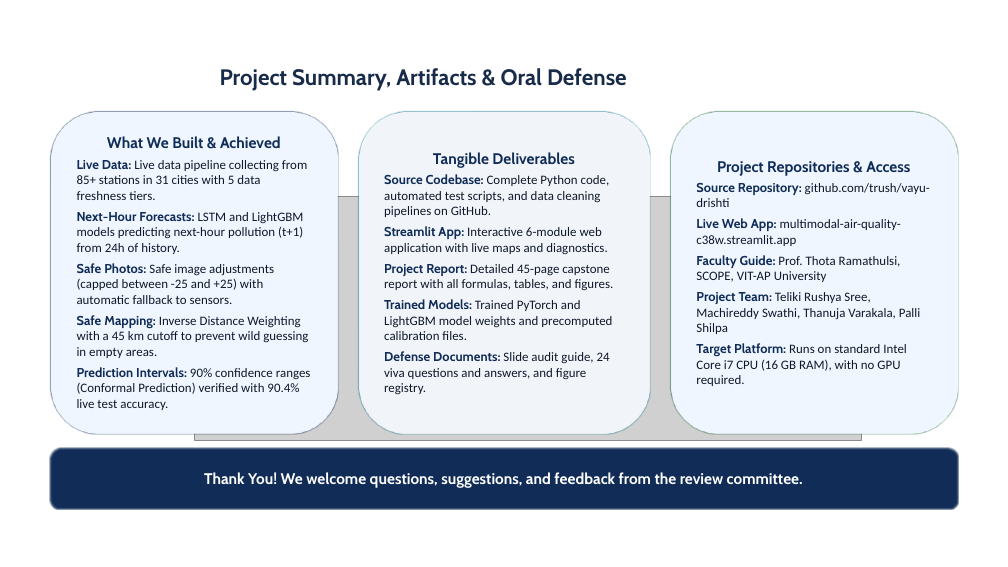
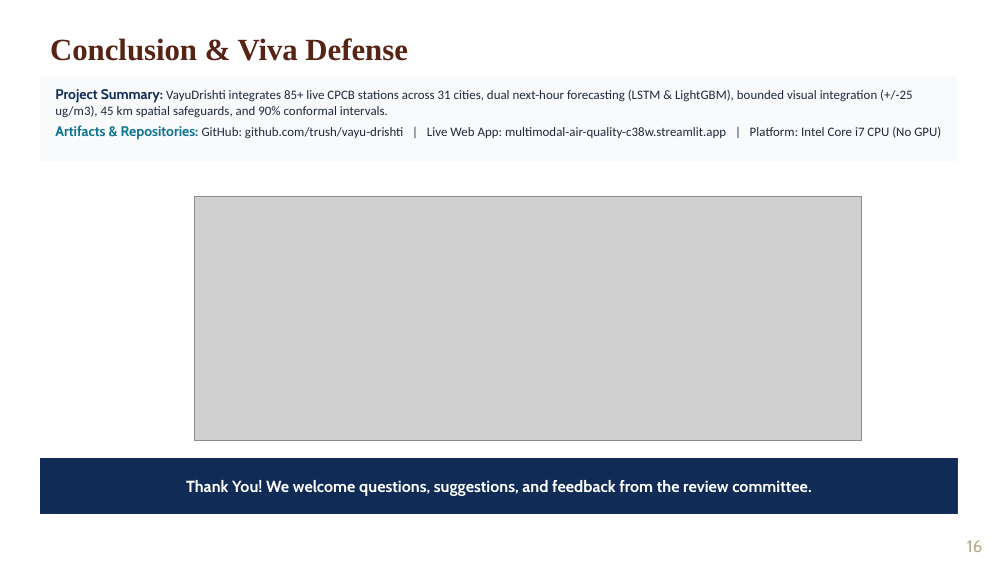
Before and after one commit to Rushyasree/Multimodal_airquality_prediction, a slide deck: slide 16 of docs/VayuDrishti_Final_Review_Simple_Language.pptx. Drawn at 1008x567 pixels with LibreOffice and Linux fonts; fonts in the diff are those of the drawing; grey boxes stand for pictures; background and template pictures are left out. Boxes give left, top, right and bottom in pixels: in the first picture for what was removed or moved away, otherwise in the second. Text is boxed around its words. In the diff, an @@ line names an element or a change of style, - is before the commit and + after.

Commit message:
Refactor presentation layout to executive university standard: eliminate amateur shapes, refine typography, align cards, and verify all 16 slides

```diff
--- a/docs/VayuDrishti_Final_Review_Simple_Language.pptx
+++ b/docs/VayuDrishti_Final_Review_Simple_Language.pptx
@@ text added at (x1=50, y1=38, x2=407, y2=61), 22 pt, text #572314, bold @@
+Conclusion & Viva Defense
@@ rectangle added at (x1=40, y1=76, x2=958, y2=161), fill #F8FAFC, outline #E2E8F0 0.5 pt, 9.2 pt, text #1E293B @@
+Project Summary: VayuDrishti integrates 85+ live CPCB stations across 31 cities, dual next-hour forecasting (LSTM & LightGBM), bounded visual integration (+/-25 ug/m3), 45 km spatial safeguards, and 90% conformal intervals.
+Artifacts & Repositories: GitHub: github.com/trush/vayu-drishti | Live Web App: multimodal-air-quality-c38w.streamlit.app | Platform: Intel Core i7 CPU (No GPU)
@@ text removed at (x1=220, y1=68, x2=627, y2=91) @@
-Project Summary, Artifacts & Oral Defense
@@ rounded rectangle removed at (x1=50, y1=111, x2=338, y2=433) @@
-What We Built & Achieved
-Live Data: Live data pipeline collecting from 85+ stations in 31 cities with 5 data freshness tiers.
-Next-Hour Forecasts: LSTM and LightGBM models predicting next-hour pollution (t+1) from 24h of history.
-Safe Photos: Safe image adjustments (capped between -25 and +25) with automatic fallback to sensors.
-Safe Mapping: Inverse Distance Weighting with a 45 km cutoff to prevent wild guessing in empty areas.
-Prediction Intervals: 90% confidence ranges (Conformal Prediction) verified with 90.4% live test accuracy.
@@ rounded rectangle removed at (x1=358, y1=111, x2=650, y2=433) @@
-Tangible Deliverables
-Source Codebase: Complete Python code, automated test scripts, and data cleaning pipelines on GitHub.
-Streamlit App: Interactive 6-module web application with live maps and diagnostics.
-Project Report: Detailed 45-page capstone report with all formulas, tables, and figures.
-Trained Models: Trained PyTorch and LightGBM model weights and precomputed calibration files.
-Defense Documents: Slide audit guide, 24 viva questions and answers, and figure registry.
@@ rounded rectangle removed at (x1=670, y1=111, x2=958, y2=433) @@
-Project Repositories & Access
-Source Repository: github.com/trush/vayu-drishti
-Live Web App: multimodal-air-quality-c38w.streamlit.app
-Faculty Guide: Prof. Thota Ramathulsi, SCOPE, VIT-AP University
-Project Team: Teliki Rushya Sree, Machireddy Swathi, Thanuja Varakala, Palli Shilpa
-Target Platform: Runs on standard Intel Core i7 CPU (16 GB RAM), with no GPU required.
@@ rectangle "Thank You! We welcome questions, ..." resized from (x1=50, y1=449, x2=958, y2=509) to (x1=40, y1=459, x2=958, y2=514) @@
@@ rectangle "Thank You! We welcome questions, ..." at (x1=40, y1=459, x2=958, y2=514): size 11 to 11.5 pt; rounded rectangle to rectangle; outline #102C57 1 pt to none @@
@@ page number added at (x1=967, y1=540, x2=982, y2=552), 12 pt, text #B5A989 @@
+16
```
Also in this commit, not shown: 15 other slides changed, 36 other files.
